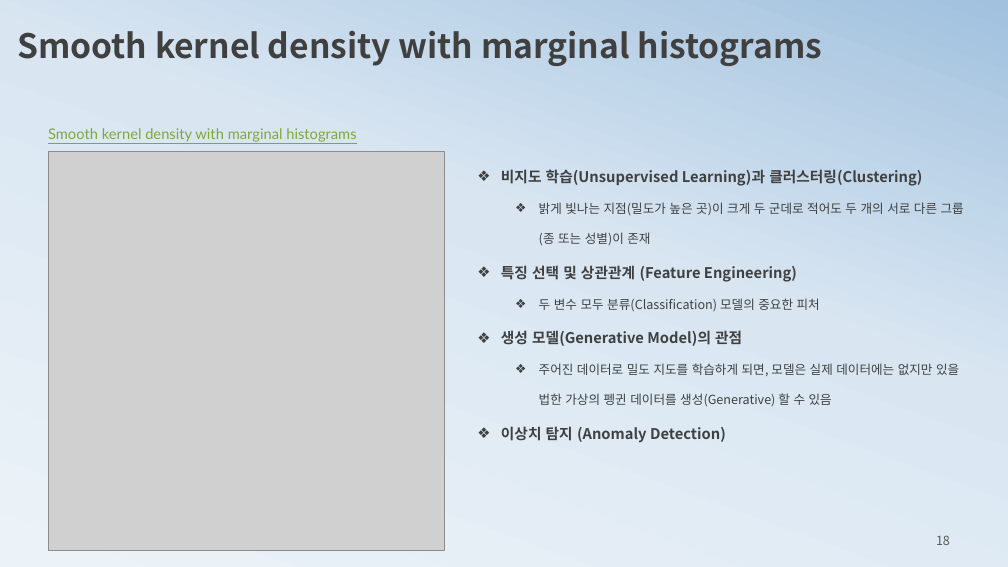
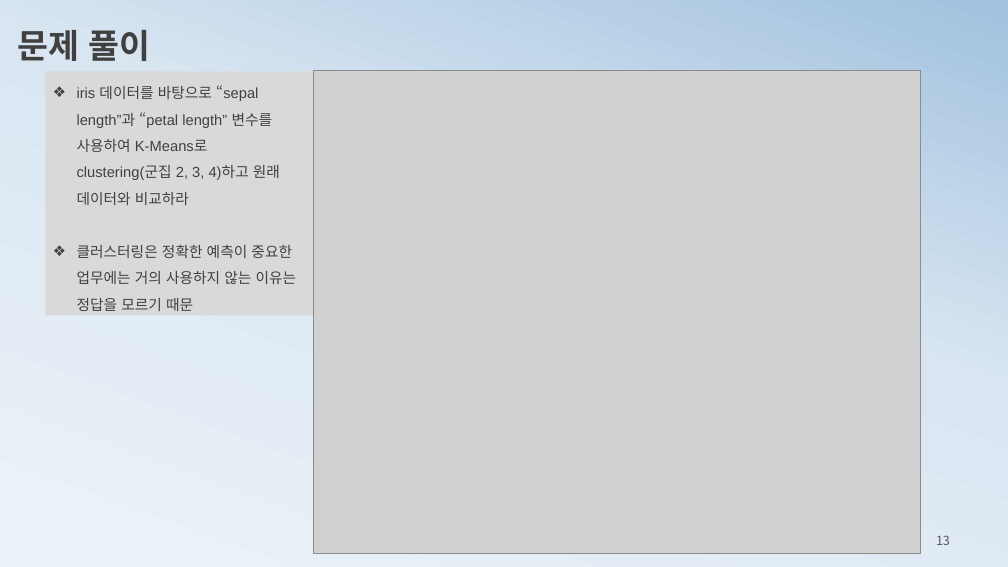
Before and after one commit to ancestor9/mathematics-for-machine-learning, a slide deck: slide 13 of 2_histogram2probability.pptx (slide 18 before the commit). Drawn at 1008x567 pixels with LibreOffice and Linux fonts; fonts in the diff are those of the drawing; grey boxes stand for pictures. Boxes give left, top, right and bottom in pixels: in the first picture for what was removed or moved away, otherwise in the second. Text is boxed around its words. In the diff, an @@ line names an element or a change of style, - is before the commit and + after.

```diff
--- a/2_histogram2probability.pptx
+++ b/2_histogram2probability.pptx
@@ text at bbox=[17, 30, 150, 61]: text changed; font Noto Sans CJK KR to Calibri @@
-Smooth kernel density with marginal histograms
+문제 풀이
@@ rectangle added at bbox=[45, 71, 313, 315], fill #D9D9D9, 14 pt, text #404040 @@
+❖ iris 데이터를 바탕으로 “sepal length”과 “petal length” 변수를 사용하여 K-Means로 clustering(군집 2, 3, 4)하고 원래 데이터와 비교하라
+❖ 클러스터링은 정확한 예측이 중요한 업무에는 거의 사용하지 않는 이유는 정답을 모르기 때문
@@ picture added at bbox=[313, 71, 920, 554] @@
@@ text removed at bbox=[48, 128, 356, 142] @@
-Smooth kernel density with marginal histograms
@@ picture removed at bbox=[48, 151, 445, 551] @@
@@ text removed at bbox=[501, 169, 964, 443] @@
-❖ 비지도 학습(Unsupervised Learning)과 클러스터링(Clustering)
-  ❖ 밝게 빛나는 지점(밀도가 높은 곳)이 크게 두 군데로 적어도 두 개의 서로 다른 그룹(종 또는 성별)이 존재
-❖ 특징 선택 및 상관관계 (Feature Engineering)
-  ❖ 두 변수 모두 분류(Classification) 모델의 중요한 피처
-❖ 생성 모델(Generative Model)의 관점
-  ❖ 주어진 데이터로 밀도 지도를 학습하게 되면, 모델은 실제 데이터에는 없지만 있을 법한 가상의 펭귄 데이터를 생성(Generative) 할 수 있음
-❖ 이상치 탐지 (Anomaly Detection)
```
Also in this commit, not shown: 14 other slides changed, 5 slides added, 3 slides removed.
